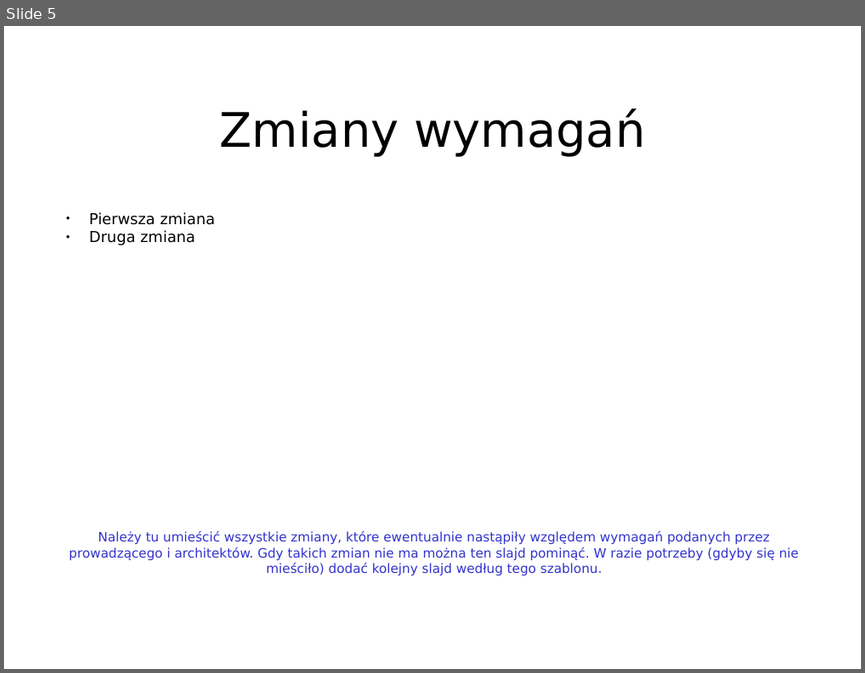
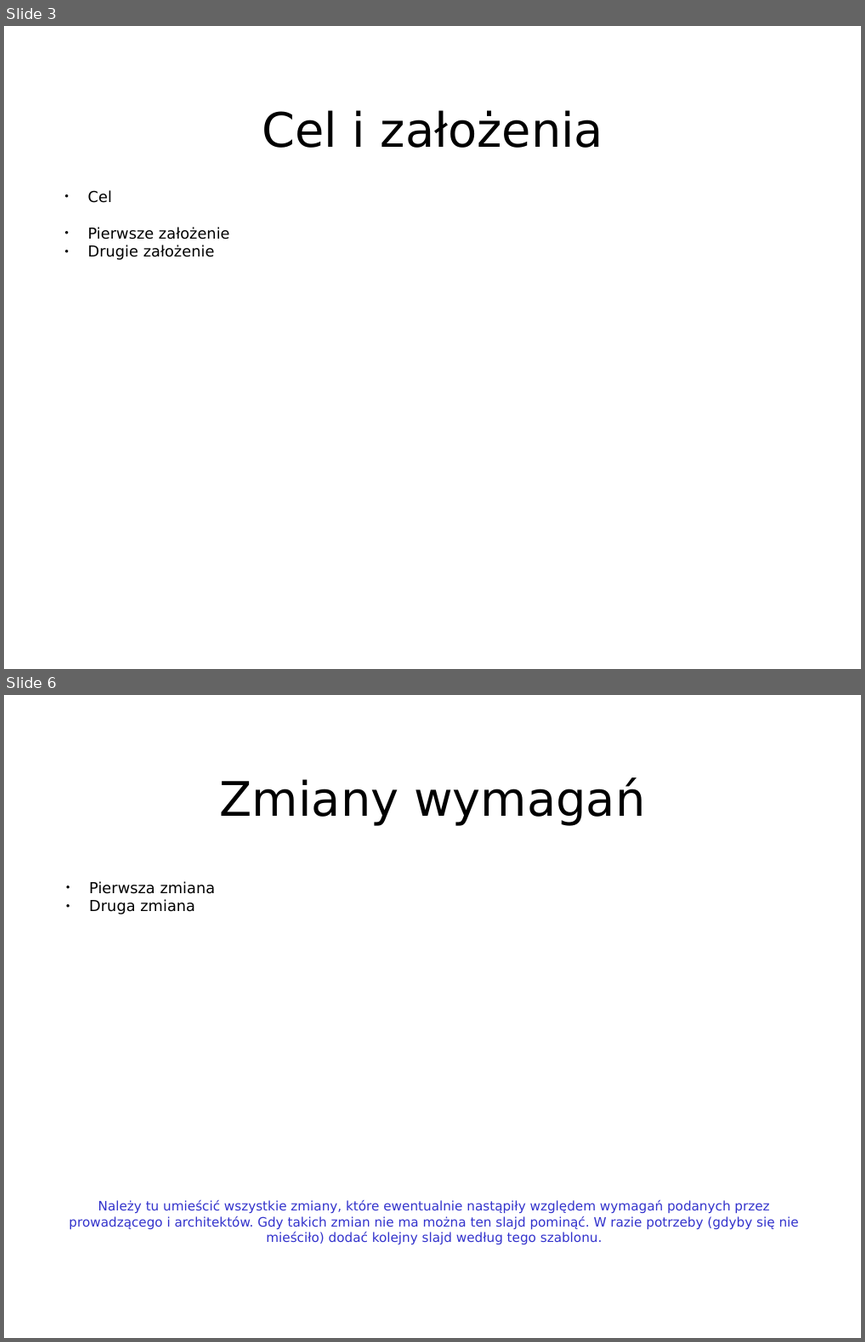
Before and after one commit to Informatyka-Stosowana-Chopy/Inzynieria-oprogramowania, a slide deck: front-end/szablon_proj_prez.ppt. Shown one above the other, each under a label of ours: slide 5 before the commit, slides 3 and 6 after it; the slides between them are not shown. The pictures are 865x673 and 865x1342 pixels, drawn with LibreOffice and Linux fonts; fonts in the diff are those of the drawing. Boxes give left, top, right and bottom in pixels: in the first picture for what was removed or moved away, otherwise in the second. Text is boxed around its words. In the diff, an @@ line names an element or a change of style, - is before the commit and + after.

```diff
--- a/front-end/szablon_proj_prez.ppt
+++ b/front-end/szablon_proj_prez.ppt
@@ slide 3 added at bbox=[4, 26, 861, 669], background #FFFFFF @@
@@ title added at bbox=[262, 110, 603, 148], 44 pt, text #000000 @@
+Cel i założenia
@@ text added at bbox=[88, 190, 230, 260], 14 pt, text #000000 @@
+● Cel
+● Pierwsze założenie
+● Drugie założenie
@@ what was slide 5 is now slide 6 @@
```
Also in this commit, not shown: 3 slides changed, 2 other slides added, 2 slides removed.
